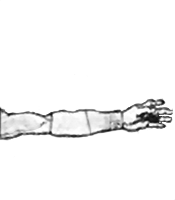
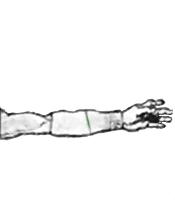
Before/after of a 175 × 200 layered artwork. What changed in the layer stack:
renamed "Calque 6" to "Calque 7", painted on it over [85, 112, 91, 129]
